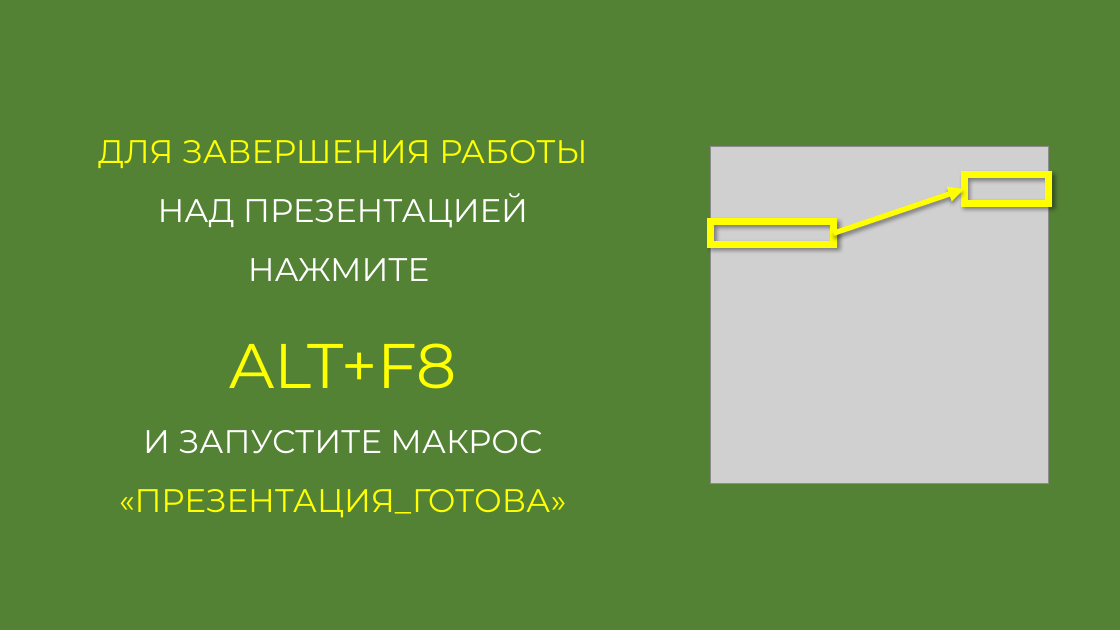
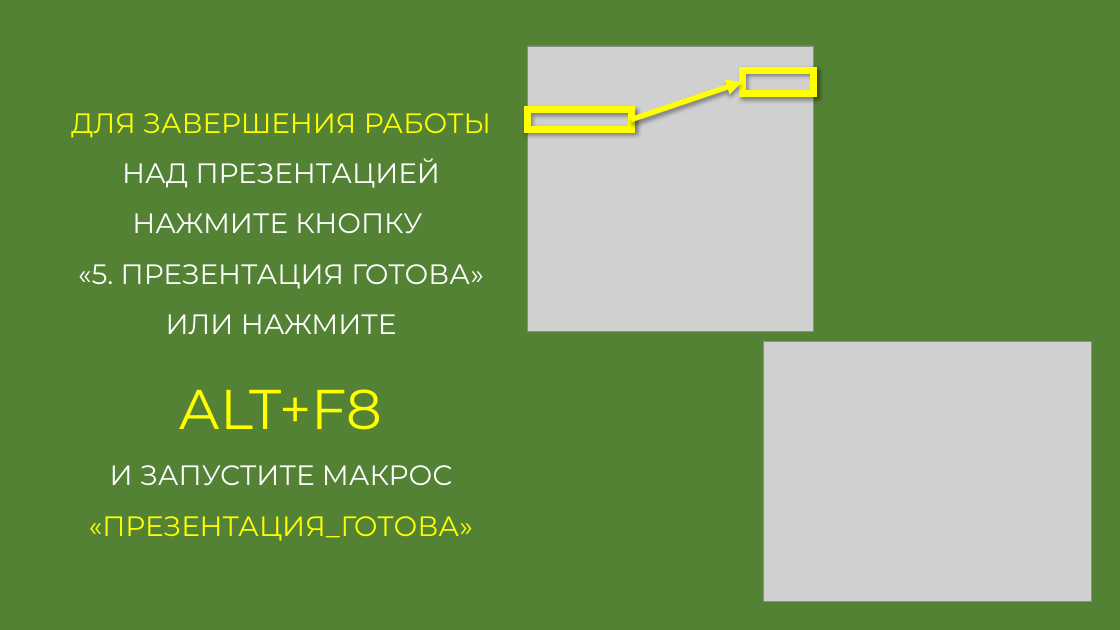
Before and after one commit to sirilgiz/alekseev, a slide deck: slide 2 of PowerPoint/Создание презентаций по шаблону/МАКРОС Создание презентаций по шаблону.pptm. Drawn at 1120x630 pixels with LibreOffice and Linux fonts; fonts in the diff are those of the drawing; grey boxes stand for pictures. Boxes give left, top, right and bottom in pixels: in the first picture for what was removed or moved away, otherwise in the second. Text is boxed around its words. In the diff, an @@ line names an element or a change of style, - is before the commit and + after.

```diff
--- a/PowerPoint/Создание презентаций по шаблону/МАКРОС Создание презентаций по шаблону.pptm
+++ b/PowerPoint/Создание презентаций по шаблону/МАКРОС Создание презентаций по шаблону.pptm
@@ picture: place and size @@
-picture at [711, 146, 1049, 483]
+picture at [528, 46, 814, 332]
@@ arrow moved from (834, 234) - (965, 189) to (632, 119) - (743, 82) @@
@@ rectangle: place and size @@
-rectangle at [965, 175, 1049, 203]
+rectangle at [743, 70, 814, 93]
@@ title at [71, 113, 491, 541]: text changed; size 28 to 24 pt; text colour #FFFF00 to #FFFFFF @@
-ДЛЯ ЗАВЕРШЕНИЯ РАБОТЫ НАД ПРЕЗЕНТАЦИЕЙ НАЖМИТЕ
-ALT+F8
-И ЗАПУСТИТЕ МАКРОС «ПРЕЗЕНТАЦИЯ_ГОТОВА»
+ДЛЯ ЗАВЕРШЕНИЯ РАБОТЫ НАД ПРЕЗЕНТАЦИЕЙ НАЖМИТЕ КНОПКУ
+«5. ПРЕЗЕНТАЦИЯ ГОТОВА» ИЛИ НАЖМИТЕ
+ALT+F8
+И ЗАПУСТИТЕ МАКРОС «ПРЕЗЕНТАЦИЯ_ГОТОВА»
@@ rectangle: place and size @@
-rectangle at [711, 222, 833, 245]
+rectangle at [528, 110, 632, 129]
@@ picture added at [764, 342, 1091, 602] @@
```
Also in this commit, not shown: 1 other file.
